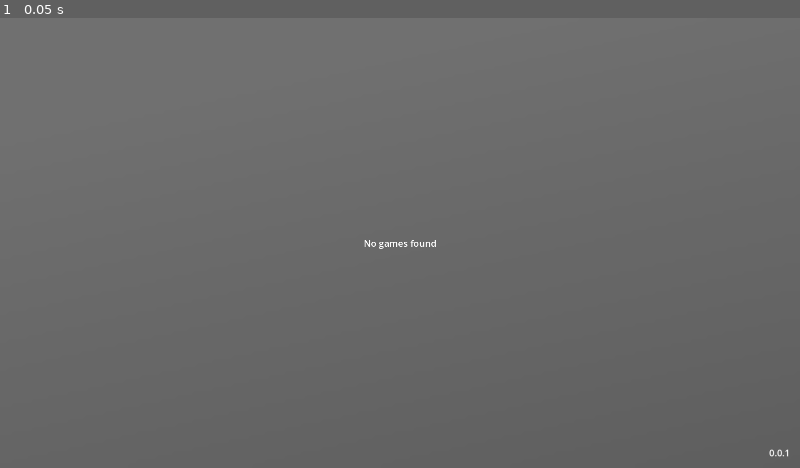
Above: before the commit, frame 1.
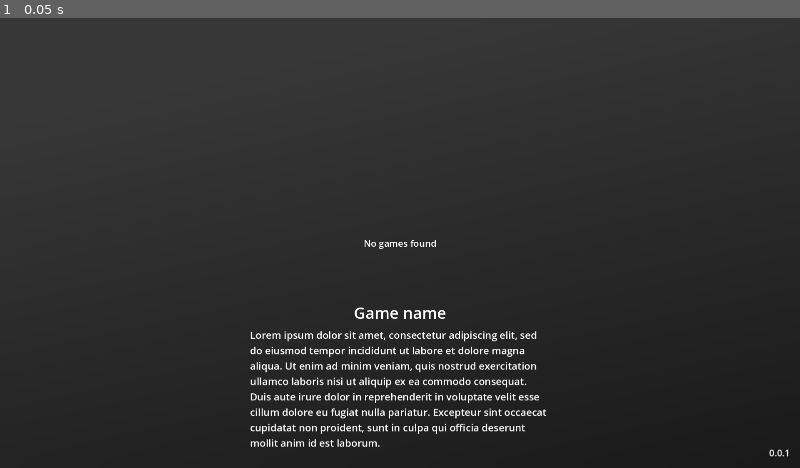
Above: after the commit, the same moment.

Repository: MrEliptik/game_launcher
Game: Godot game, scene res://scenes/app/app.tscn
Same seed, same stepped clock (60 frames per second), same inputs: the game is played once before the commit and once after it.
Inputs:
- Up to frame 1 (0.05 s): no input

The runs differ from the first frame. In frame 1, 99% of the frame differs, in the area x 0-100%, y 0-100%.

Commit message:
background blending

Diff:
--- a/scenes/app/app.tscn
+++ b/scenes/app/app.tscn
@@ -1,24 +1,24 @@
-[gd_scene load_steps=9 format=3 uid="uid://dh01oxe50pj27"]
+[gd_scene load_steps=12 format=3 uid="uid://dh01oxe50pj27"]
 
 [ext_resource type="Script" path="res://scenes/app/scripts/app.gd" id="1_ov0up"]
 [ext_resource type="PackedScene" uid="uid://dweckt5oraox7" path="res://scenes/game_button/game_button.tscn" id="2_t5myg"]
+[ext_resource type="Texture2D" uid="uid://dt4qwfs1yjhx3" path="res://scenes/shared/visuals/gradient_bg.tres" id="3_0g1gi"]
 [ext_resource type="Shader" path="res://scenes/shared/shaders/blur.gdshader" id="3_n8sr3"]
+[ext_resource type="Shader" path="res://scenes/shared/shaders/texture_blend.gdshader" id="4_7um57"]
 [ext_resource type="Script" path="res://scenes/app/scripts/version.gd" id="4_df76v"]
 [ext_resource type="Script" path="res://scenes/carousel/scripts/carousel.gd" id="4_yrr54"]
+[ext_resource type="Texture2D" uid="uid://dph8j6sb0fjbv" path="res://scenes/game_button/visuals/bg_test.png" id="5_o0uvn"]
+[ext_resource type="Script" path="res://scenes/app/scripts/bg_blend.gd" id="6_2ddv3"]
 
-[sub_resource type="Gradient" id="Gradient_m3r77"]
-colors = PackedColorArray(0.907942, 0.907942, 0.907942, 1, 0.762404, 0.762404, 0.762404, 1)
-
-[sub_resource type="GradientTexture2D" id="GradientTexture2D_4ga57"]
-gradient = SubResource("Gradient_m3r77")
-width = 1280
-height = 720
-fill_from = Vector2(0.610619, 0)
-fill_to = Vector2(1, 1)
+[sub_resource type="ShaderMaterial" id="ShaderMaterial_psg6v"]
+shader = ExtResource("4_7um57")
+shader_parameter/mix_value = 0.0
+shader_parameter/texture_1 = ExtResource("3_0g1gi")
+shader_parameter/texture_2 = ExtResource("5_o0uvn")
 
 [sub_resource type="ShaderMaterial" id="ShaderMaterial_qsltc"]
 shader = ExtResource("3_n8sr3")
-shader_parameter/lod = 2.919
+shader_parameter/lod = 4.731
 
 [node name="App" type="Control"]
 process_mode = 3
@@ -30,16 +30,19 @@
 grow_vertical = 2
 script = ExtResource("1_ov0up")
 game_button = ExtResource("2_t5myg")
+default_bg = ExtResource("3_0g1gi")
 
-[node name="GradientBG" type="TextureRect" parent="."]
+[node name="BG" type="TextureRect" parent="."]
 self_modulate = Color(0.486275, 0.486275, 0.486275, 1)
+material = SubResource("ShaderMaterial_psg6v")
 layout_mode = 1
 anchors_preset = 15
 anchor_right = 1.0
 anchor_bottom = 1.0
 grow_horizontal = 2
 grow_vertical = 2
-texture = SubResource("GradientTexture2D_4ga57")
+texture = ExtResource("3_0g1gi")
+script = ExtResource("6_2ddv3")
 
 [node name="GradientBG2" type="TextureRect" parent="."]
 self_modulate = Color(0.486275, 0.486275, 0.486275, 1)
@@ -50,7 +53,17 @@
 anchor_bottom = 1.0
 grow_horizontal = 2
 grow_vertical = 2
-texture = SubResource("GradientTexture2D_4ga57")
+texture = ExtResource("3_0g1gi")
+
+[node name="Darken" type="ColorRect" parent="."]
+self_modulate = Color(1, 1, 1, 0.4)
+layout_mode = 1
+anchors_preset = 15
+anchor_right = 1.0
+anchor_bottom = 1.0
+grow_horizontal = 2
+grow_vertical = 2
+color = Color(0.121569, 0.121569, 0.121569, 1)
 
 [node name="Games" type="Control" parent="."]
 layout_mode = 1
@@ -104,3 +117,41 @@
 vertical_alignment = 1
 autowrap_mode = 2
 script = ExtResource("4_df76v")
+
+[node name="Description" type="VBoxContainer" parent="."]
+layout_mode = 1
+anchors_preset = 8
+anchor_left = 0.5
+anchor_top = 0.5
+anchor_right = 0.5
+anchor_bottom = 0.5
+offset_left = -360.0
+offset_top = 141.0
+offset_right = 360.0
+offset_bottom = 507.0
+grow_horizontal = 2
+grow_vertical = 2
+theme_override_constants/separation = 10
+
+[node name="Title" type="Label" parent="Description"]
+layout_mode = 2
+theme_override_font_sizes/font_size = 38
+text = "Game name"
+horizontal_alignment = 1
+vertical_alignment = 1
+
+[node name="Description" type="Label" parent="Description"]
+layout_mode = 2
+size_flags_vertical = 3
+theme_override_font_sizes/font_size = 24
+text = "Lorem ipsum dolor sit amet, consectetur adipiscing elit, sed do eiusmod tempor incididunt ut labore et dolore magna aliqua. Ut enim ad minim veniam, quis nostrud exercitation ullamco laboris nisi ut aliquip ex ea commodo consequat. Duis aute irure dolor in reprehenderit in voluptate velit esse cillum dolore eu fugiat nulla pariatur. Excepteur sint occaecat cupidatat non proident, sunt in culpa qui officia deserunt mollit anim id est laborum."
+autowrap_mode = 3
+
+[node name="MouseFilter" type="ColorRect" parent="."]
+self_modulate = Color(1, 1, 1, 0)
+layout_mode = 1
+anchors_preset = 15
+anchor_right = 1.0
+anchor_bottom = 1.0
+grow_horizontal = 2
+grow_vertical = 2
--- a/scenes/app/scripts/app.gd
+++ b/scenes/app/scripts/app.gd
@@ -1,15 +1,18 @@
 extends Control
 
 @export var game_button: PackedScene
+@export var default_bg: Texture
 
 var pid_watching: int = -1
 var games: Dictionary
 var curr_game_btn: Button = null
 
-@onready var gradient_bg: TextureRect = $GradientBG
+@onready var bg: TextureRect = $BG
 @onready var timer: Timer = Timer.new()
 @onready var games_container: Control = $Games
 @onready var no_game_found = $NoGameFound
+@onready var title: Label = $Description/Title
+@onready var description: Label = $Description/Description
 
 func _ready() -> void:
 	configure_timer()
@@ -93,6 +96,11 @@
 								games[file_name]["capsule"] = subdir.get_current_dir().path_join(file)
 							elif file.get_basename() == "bg":
 								games[file_name]["bg"] = subdir.get_current_dir().path_join(file)
+						"txt":
+							if file.get_basename() == "description":
+								var text_file = FileAccess.open(subdir.get_current_dir().path_join(file), FileAccess.READ)
+								var content = text_file.get_as_text()
+								games[file_name]["description"] = content
 
 				file = subdir.get_next()
 
@@ -121,10 +129,24 @@
 		DisplayServer.window_move_to_foreground()
 
 func on_game_btn_focused(who: Button) -> void:
-	if not who.properties.has("bg"): return
+	if not who.properties.has("description"):
+		description.text = "Lorem ipsum dolor sit amet, consectetur adipiscing elit, sed do eiusmod tempor incididunt ut labore et dolore magna aliqua. Ut enim ad minim veniam, quis nostrud exercitation ullamco laboris nisi ut aliquip ex ea commodo consequat. Duis aute irure dolor in reprehenderit in voluptate velit esse cillum dolore eu fugiat nulla pariatur. Excepteur sint occaecat cupidatat non proident, sunt in culpa qui officia deserunt mollit anim id est laborum."
+	else:
+		description.text = who.properties["description"]
+
+	title.text = who.game_name
+
+	if not who.properties.has("bg"):
+		#bg.texture = default_bg
+		bg.blend_textures_animated(bg.get_shader_texture(1), default_bg, 0.4)
+		return
 	var texture: ImageTexture = who.load_image_texture(who.properties["bg"])
-	if not texture: return
-	gradient_bg.texture = texture
+	if not texture:
+		bg.blend_textures_animated(bg.get_shader_texture(1), default_bg, 0.4)
+		#bg.texture = default_bg
+		return
+	bg.blend_textures_animated(bg.get_shader_texture(1), texture, 0.4)
+	#bg.texture = texture
 
 func on_game_btn_toggled(state: bool, btn: Button) -> void:
 	# If game already launched, don't launch another one
--- /dev/null
+++ b/scenes/app/scripts/bg_blend.gd
@@ -0,0 +1,25 @@
+extends TextureRect
+
+var tween: Tween
+
+func blend_textures(mix: float) -> void:
+	material.set_shader_parameter("mix_value", mix)
+
+func set_textures(texture_1: Texture, texture_2: Texture) -> void:
+	material.set_shader_parameter("texture_1", texture_1)
+	material.set_shader_parameter("texture_2", texture_2)
+
+func get_shader_texture(id: int) -> Texture:
+	if id == 0:
+		return material.get_shader_parameter("texture_1")
+	elif id == 1:
+		return material.get_shader_parameter("texture_2")
+	else:
+		return null
+
+func blend_textures_animated(texture_1: Texture, texture_2: Texture, duration: float) -> void:
+	set_textures(texture_1, texture_2)
+	if tween and tween.is_running():
+		tween.kill()
+	tween = create_tween().set_ease(Tween.EASE_IN_OUT).set_trans(Tween.TRANS_CUBIC)
+	tween.tween_method(blend_textures, 0.0, 1.0, duration)
--- a/scenes/game_button/game_button.tscn
+++ b/scenes/game_button/game_button.tscn
@@ -8,10 +8,6 @@
 
 [sub_resource type="StyleBoxFlat" id="StyleBoxFlat_q7ifx"]
 bg_color = Color(0.6, 0.6, 0.6, 0)
-border_width_left = 2
-border_width_top = 2
-border_width_right = 2
-border_width_bottom = 2
 border_color = Color(1, 1, 1, 1)
 
 [sub_resource type="StyleBoxFlat" id="StyleBoxFlat_xr24c"]
--- /dev/null
+++ b/scenes/shared/shaders/texture_blend.gdshader
@@ -0,0 +1,11 @@
+shader_type canvas_item;
+
+uniform sampler2D texture_1;
+uniform sampler2D texture_2;
+uniform float mix_value: hint_range(0.0, 1.0, 0.01) = 0.0;
+
+void fragment() {
+	vec4 in_tex_1 = texture(texture_1, UV);
+	vec4 in_tex_2 = texture(texture_2, UV);
+	COLOR = mix(in_tex_1, in_tex_2, mix_value);
+}
--- /dev/null
+++ b/scenes/shared/visuals/gradient_bg.tres
@@ -0,0 +1,11 @@
+[gd_resource type="GradientTexture2D" load_steps=2 format=3 uid="uid://dt4qwfs1yjhx3"]
+
+[sub_resource type="Gradient" id="Gradient_m3r77"]
+colors = PackedColorArray(0.281188, 0.281187, 0.281187, 1, 0.0885599, 0.0885599, 0.0885598, 1)
+
+[resource]
+gradient = SubResource("Gradient_m3r77")
+width = 1280
+height = 720
+fill_from = Vector2(0.610619, 0)
+fill_to = Vector2(1, 1)
Binary file added: scenes/game_button/visuals/bg_test.png
Not shown, added: scenes/game_button/visuals/bg_test.png.import
